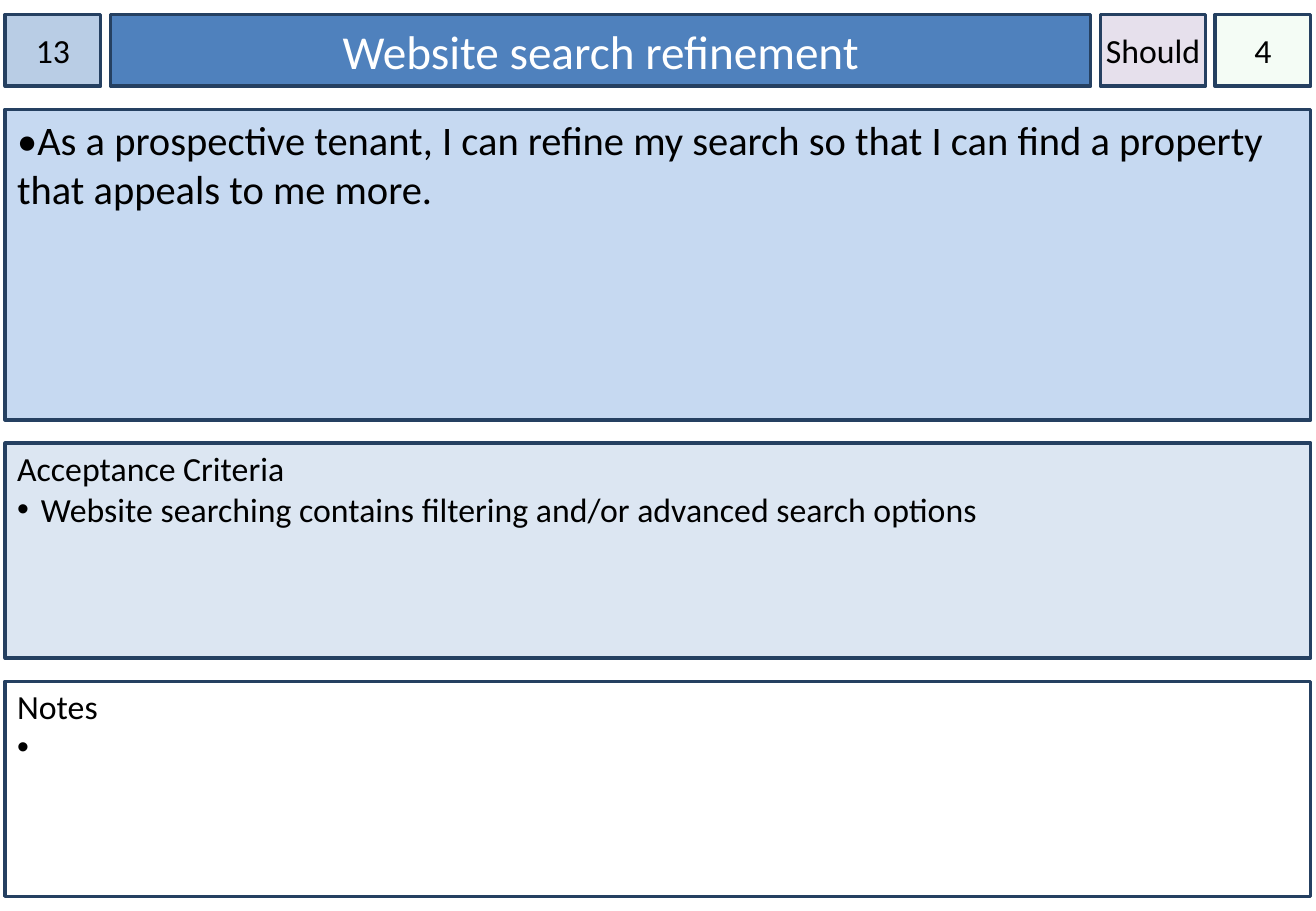
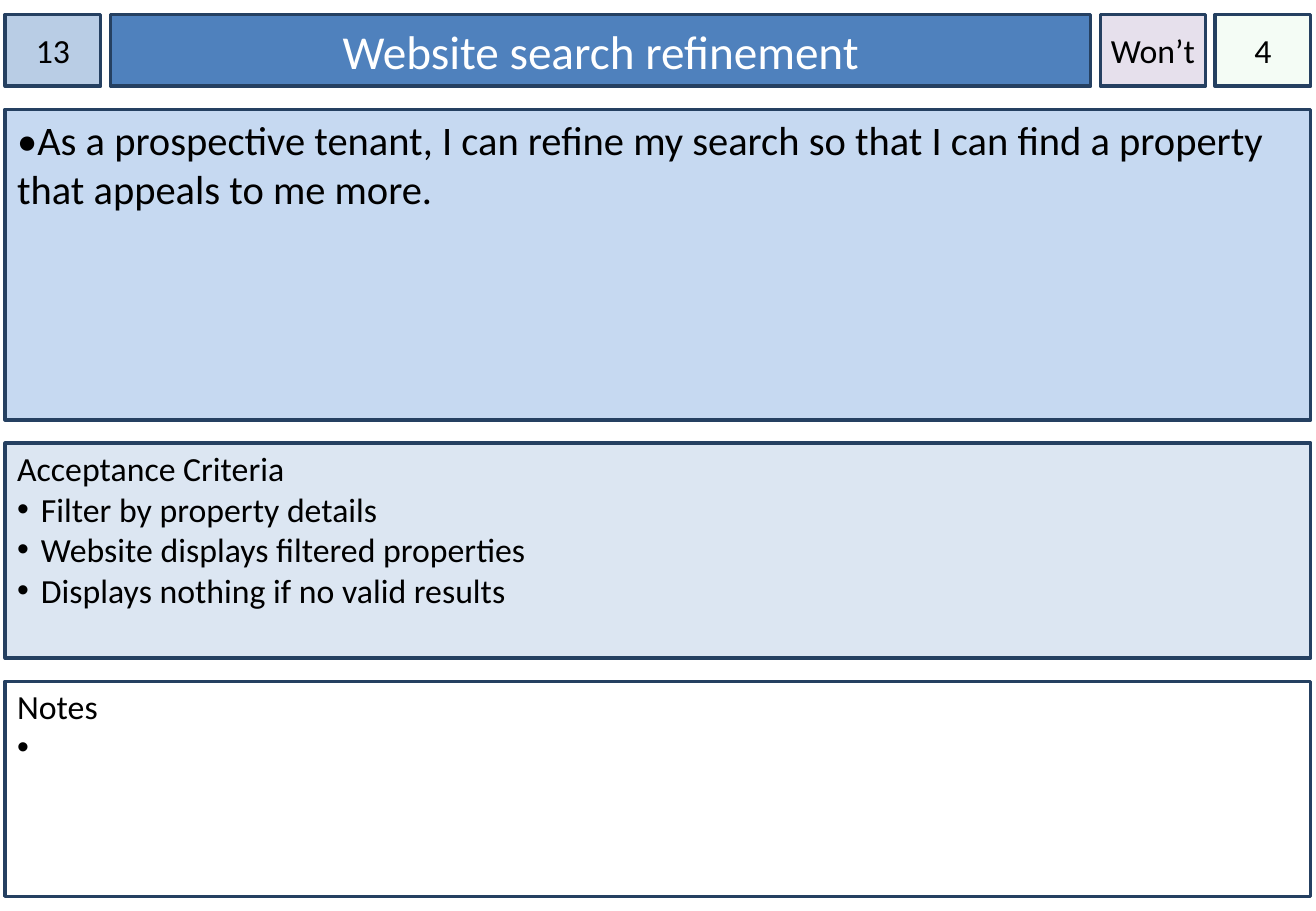
Before and after one commit to mdeclosey/IFB299, a slide deck: slide 14 of Documentation/Story Cards.pptx. Drawn at 1316x911 pixels with LibreOffice and Linux fonts; fonts in the diff are those of the drawing. Boxes give left, top, right and bottom in pixels: in the first picture for what was removed or moved away, otherwise in the second. Text is boxed around its words. In the diff, an @@ line names an element or a change of style, - is before the commit and + after.

```diff
--- a/Documentation/Story Cards.pptx
+++ b/Documentation/Story Cards.pptx
@@ text in rectangle at (1111, 39, 1195, 64): text changed @@
-Should
+Won’t
@@ text in rectangle at (41, 498, 525, 609): text changed @@
-• Website searching contains filtering and/or advanced search options
+• Filter by property details
+• Website displays filtered properties
+• Displays nothing if no valid results
```
Also in this commit, not shown: 16 other slides changed, 1 slide removed, 1 other file.
